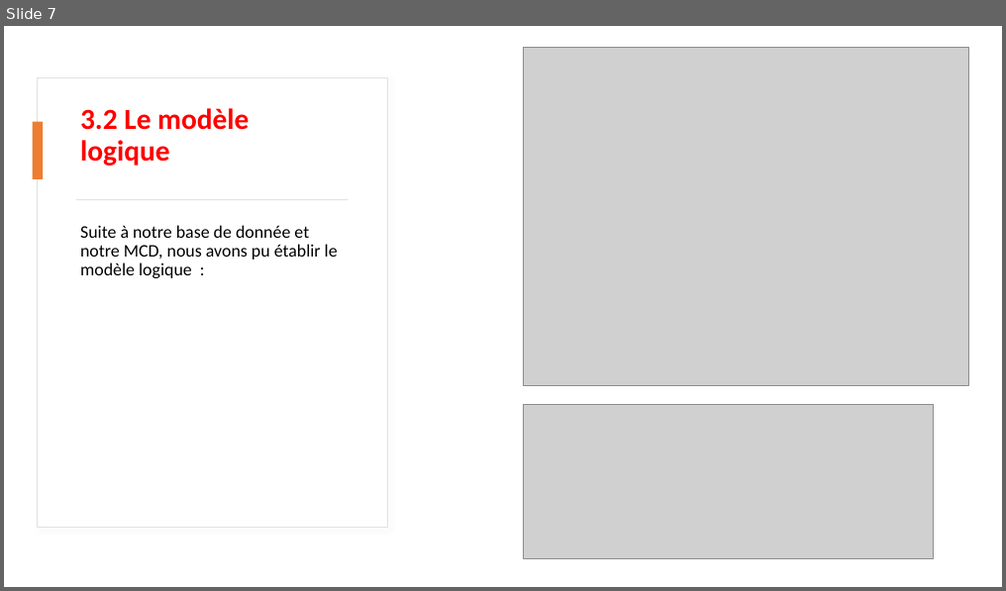
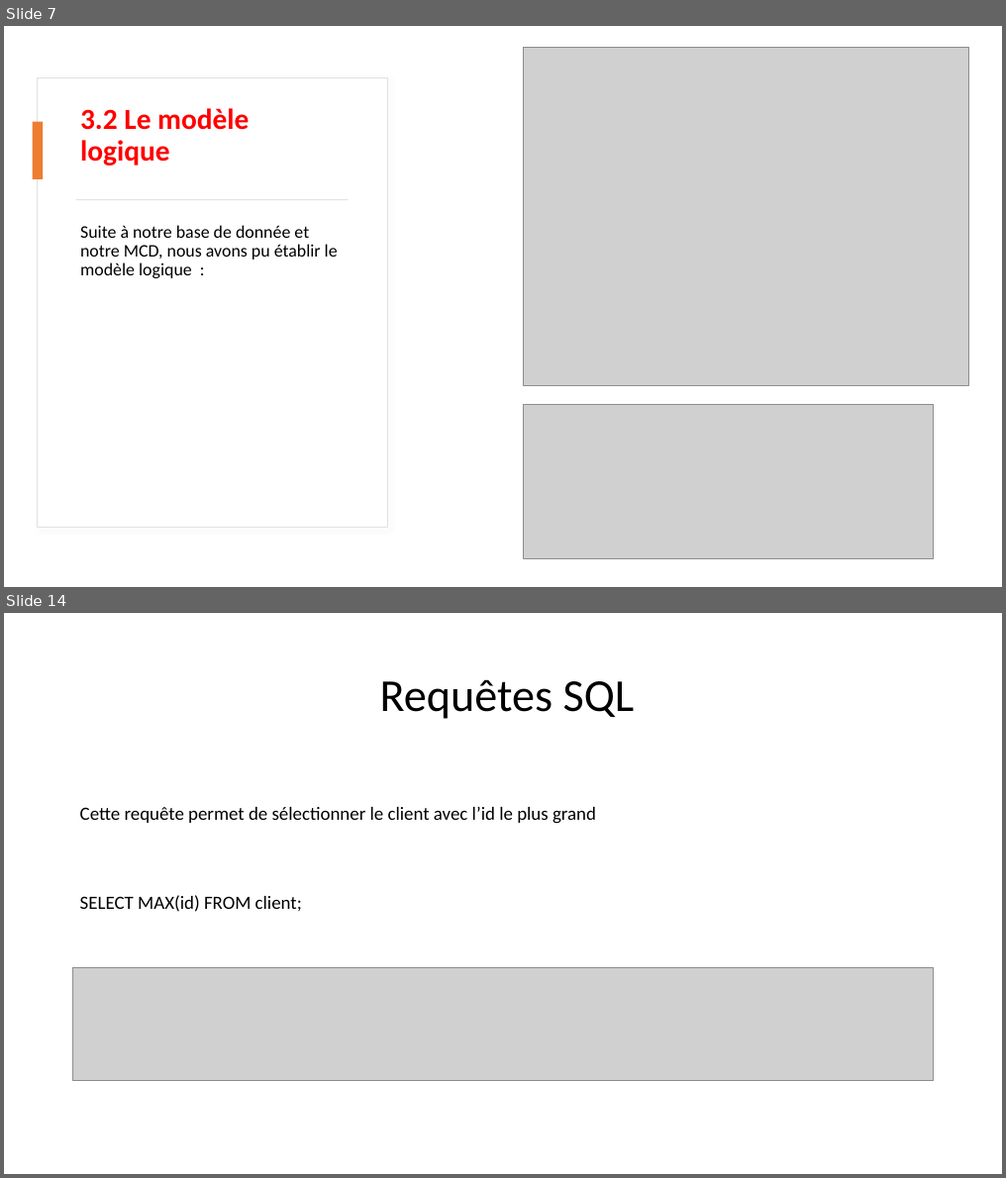
Before and after one commit to Anistea/Biblioth-que, a slide deck: PowerPoint_Projet Panorama base de données.pptx. Shown one above the other, each under a label of ours: slide 7 before the commit, slides 7 and 14 after it; the slides between them are not shown. The pictures are 1006x591 and 1006x1178 pixels, drawn with LibreOffice and Linux fonts; fonts in the diff are those of the drawing; grey boxes stand for pictures. Boxes give left, top, right and bottom in pixels: in the first picture for what was removed or moved away, otherwise in the second. Text is boxed around its words. In the diff, an @@ line names an element or a change of style, - is before the commit and + after.

```diff
--- a/PowerPoint_Projet Panorama base de données.pptx
+++ b/PowerPoint_Projet Panorama base de données.pptx
@@ slide 14 added at box(4, 613, 1002, 1174), background #FFFFFF @@
@@ title added at box(380, 679, 635, 719), 44 pt, text #000000 @@
+Requêtes SQL
@@ text added at box(80, 807, 596, 912), 18 pt, text #000000 @@
+Cette requête permet de sélectionner le client avec l’id le plus grand
+SELECT MAX(id) FROM client;
@@ picture added at box(73, 967, 934, 1081) @@
```
Also in this commit, not shown: 6 other slides added.
